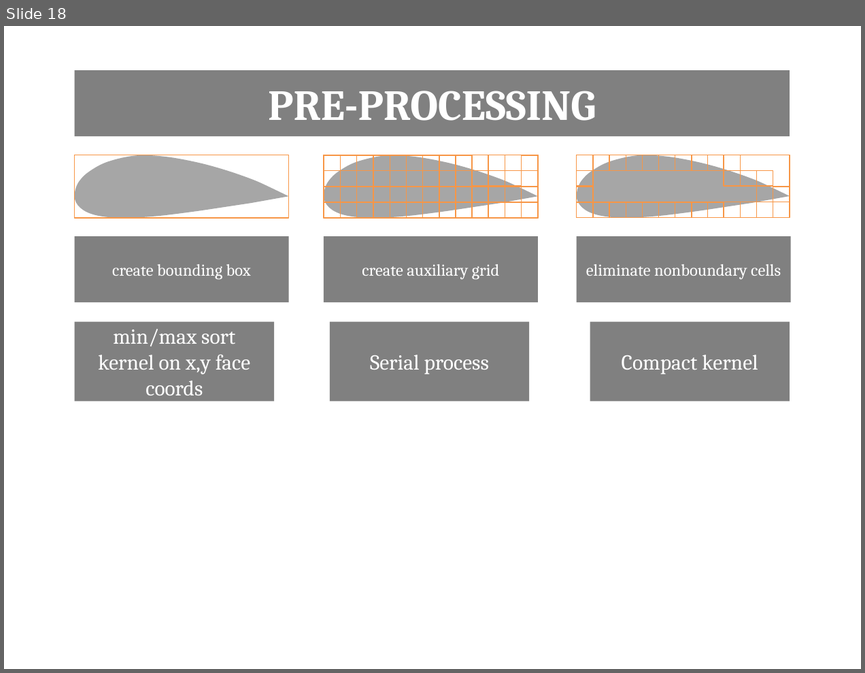
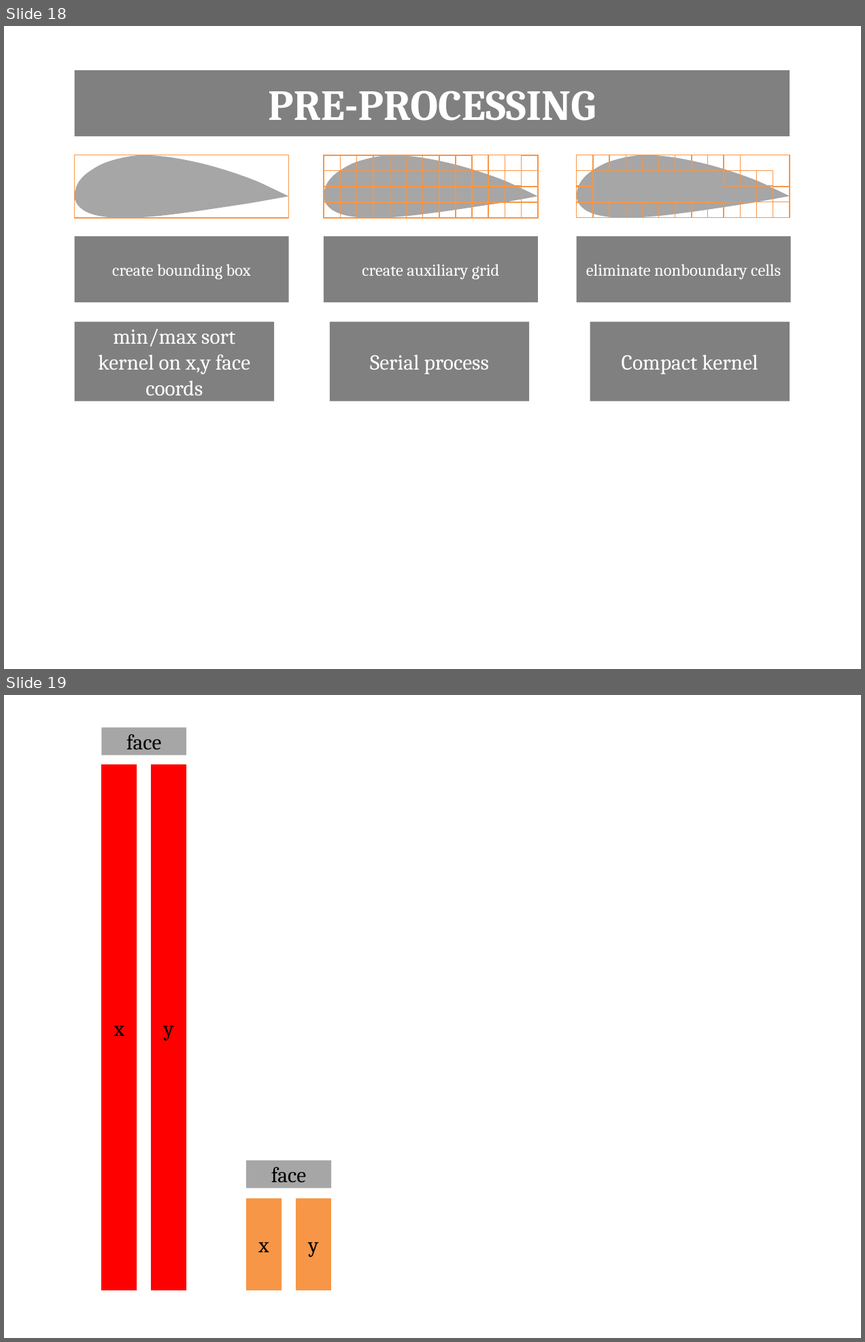
Before and after one commit to Basian/PC-WallDistanceProject, a slide deck: ProjectDoc/Diagrams/diagrams.pptx. Shown one above the other, each under a label of ours: slide 18 before the commit, slides 18 and 19 after it. The pictures are 865x673 and 865x1342 pixels, drawn with LibreOffice and Linux fonts; fonts in the diff are those of the drawing. Boxes give left, top, right and bottom in pixels: in the first picture for what was removed or moved away, otherwise in the second. Text is boxed around its words. In the diff, an @@ line names an element or a change of style, - is before the commit and + after.

Commit message:
added presentation files

```diff
--- a/ProjectDoc/Diagrams/diagrams.pptx
+++ b/ProjectDoc/Diagrams/diagrams.pptx
@@ slide 19 added at box(4, 695, 861, 1338), background #FFFFFF @@
@@ rectangle added at box(102, 728, 186, 755), fill #A6A6A6, 18 pt, text #000000 @@
+face
@@ rectangle added at box(102, 764, 137, 1289), fill #FF0000, 18 pt, text #000000 @@
+x
@@ rectangle added at box(152, 764, 186, 1289), fill #FF0000, 18 pt, text #000000 @@
+y
@@ rectangle added at box(247, 1160, 331, 1187), fill #A6A6A6, 18 pt, text #000000 @@
+face
@@ rectangle added at box(247, 1198, 281, 1289), fill #F79646, 18 pt, text #000000 @@
+x
@@ rectangle added at box(296, 1198, 331, 1289), fill #F79646, 18 pt, text #000000 @@
+y
```
Also in this commit, not shown: 21 other files.
